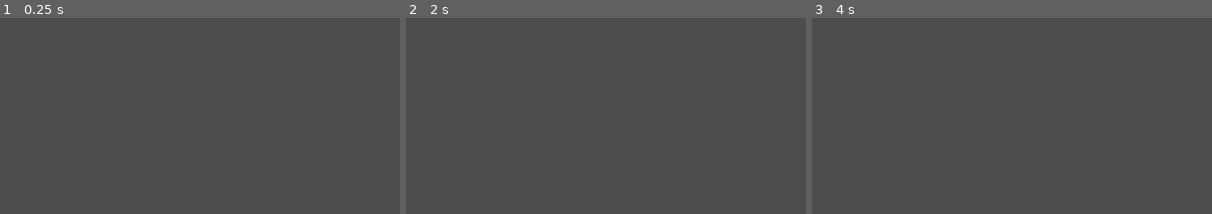
Above: before the commit, frames 1-3 (left to right).
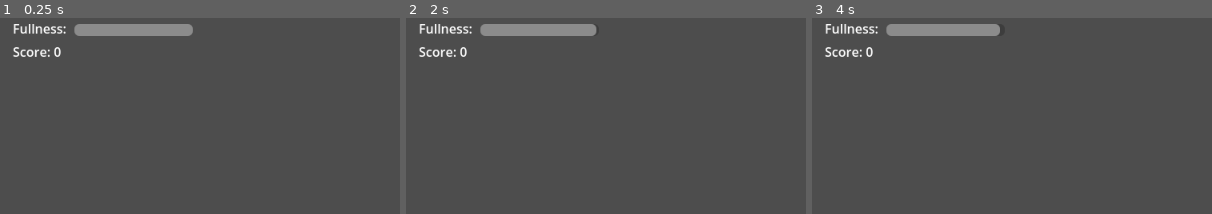
Above: after the commit, the same moments.

Repository: david8zhang/angler-attack
Game: Godot game, scene res://Scenes/Main.tscn
Same seed, same stepped clock (60 frames per second), same inputs: the game is played once before the commit and once after it.
Inputs:
- Up to frame 1 (0.25 s): no input
- Up to frame 2 (2 s): tap Enter at 0.5 s; tap Space (reel) at 0.6, 1.25, 1.35 s
- Up to frame 3 (4 s): tap Enter at 2, 3.5 s; tap Space (reel) at 2.1, 2.75, 2.85, 3.6 s
The pictures show only the part of the screen within x 0-50%, y 0-50%; the shares and areas given below are measured in that part.

The runs differ from the first frame. In frame 1, 2.5% of the frame differs, in the area x 3-49%, y 3-20%; in frame 2, 2.4%; in frame 3, 2.4%.

Commit message:
added score, game over state

Diff:
--- a/Scenes/Main.tscn
+++ b/Scenes/Main.tscn
@@ -22,3 +22,91 @@
 [node name="FishSpawner" type="Node2D" parent="."]
 script = ExtResource("4_l60qg")
 fish_scene = ExtResource("5_mwct1")
+
+[node name="UILayer" type="CanvasLayer" parent="."]
+
+[node name="Control" type="Control" parent="UILayer"]
+layout_mode = 3
+anchors_preset = 15
+anchor_right = 1.0
+anchor_bottom = 1.0
+grow_horizontal = 2
+grow_vertical = 2
+
+[node name="Fullness" type="RichTextLabel" parent="UILayer/Control"]
+layout_mode = 1
+offset_left = 16.0
+offset_top = 14.0
+offset_right = 104.0
+offset_bottom = 37.0
+text = "Fullness:"
+text_direction = 1
+
+[node name="Score" type="RichTextLabel" parent="UILayer/Control"]
+layout_mode = 1
+offset_left = 16.0
+offset_top = 43.0
+offset_right = 104.0
+offset_bottom = 66.0
+text = "Score: 0"
+text_direction = 1
+
+[node name="ProgressBar" type="ProgressBar" parent="UILayer/Control"]
+layout_mode = 1
+offset_left = 93.0
+offset_top = 20.0
+offset_right = 241.0
+offset_bottom = 35.0
+value = 100.0
+show_percentage = false
+
+[node name="GameOver" type="Control" parent="UILayer/Control"]
+visible = false
+layout_mode = 1
+anchors_preset = 15
+anchor_right = 1.0
+anchor_bottom = 1.0
+grow_horizontal = 2
+grow_vertical = 2
+
+[node name="ColorRect" type="ColorRect" parent="UILayer/Control/GameOver"]
+layout_mode = 2
+anchor_right = 1.0
+anchor_bottom = 1.0
+grow_horizontal = 2
+grow_vertical = 2
+color = Color(0, 0, 0, 0.392157)
+
+[node name="RichTextLabel" type="RichTextLabel" parent="UILayer/Control/GameOver"]
+layout_mode = 1
+anchors_preset = 8
+anchor_left = 0.5
+anchor_top = 0.5
+anchor_right = 0.5
+anchor_bottom = 0.5
+offset_left = -199.0
+offset_top = -65.5
+offset_right = 199.0
+offset_bottom = 5.5
+grow_horizontal = 2
+grow_vertical = 2
+theme_override_font_sizes/normal_font_size = 50
+bbcode_enabled = true
+text = "[center]Game Over[/center]"
+
+[node name="Button" type="Button" parent="UILayer/Control/GameOver"]
+layout_mode = 1
+anchors_preset = 8
+anchor_left = 0.5
+anchor_top = 0.5
+anchor_right = 0.5
+anchor_bottom = 0.5
+offset_left = -63.5
+offset_top = 15.5
+offset_right = 63.5
+offset_bottom = 56.5
+grow_horizontal = 2
+grow_vertical = 2
+text = "Play Again"
+
+[connection signal="pressed" from="UILayer/Control/GameOver/Button" to="PlayerController" method="_on_button_pressed"]
--- a/Scripts/FishSpawner.gd
+++ b/Scripts/FishSpawner.gd
@@ -3,6 +3,8 @@
 
 
 @export var fish_scene: PackedScene
+@onready var player_controller = $"../PlayerController" as PlayerController
+
 var fish_on_screen: Fish = null
 
 
@@ -18,6 +20,8 @@
 
 
 func spawn_fish():
+	if player_controller.is_game_over or player_controller.is_resetting:
+		return
 	if fish_on_screen == null or !is_instance_valid(fish_on_screen):
 		fish_on_screen = fish_scene.instantiate() as Fish
 		add_child(fish_on_screen)
--- a/Scripts/PlayerController.gd
+++ b/Scripts/PlayerController.gd
@@ -5,17 +5,39 @@
 @onready var light = $"../Light"
 @onready var camera = $"../Camera2D"
 @onready var fish_spawner = $"../FishSpawner" as FishSpawner
+@onready var fullness_bar = $"../UILayer/Control/ProgressBar"
+@onready var score_text = $"../UILayer/Control/Score"
+@onready var game_over = $"../UILayer/Control/GameOver"
 
 # When light gets cast out, it gets cast out in "stages"
 var total_stages = 2
 var curr_stage_index = 0
-var init_anglerfish_pos
+var init_anglerfish_pos = Vector2()
+var score = 0
+var is_game_over = false
+var is_resetting = false
 
 # Called when the node enters the scene tree for the first time.
 func _ready():
+	print(is_game_over)
 	init_anglerfish_pos = anglerfish.global_position
 	var x_pos = get_lure_position_for_stage(curr_stage_index)
 	light.global_position.x = x_pos
+
+	var hunger_timer = Timer.new()
+	hunger_timer.wait_time = 1.0
+	hunger_timer.one_shot = false
+	hunger_timer.autostart = true
+	var callable = Callable(self, "decrease_fullness_bar")
+	hunger_timer.connect("timeout", callable)
+	add_child(hunger_timer)
+
+
+func decrease_fullness_bar():
+	fullness_bar.value -= 1
+	if fullness_bar.value == 0:
+		is_game_over = true
+		game_over.visible = true
 
 
 func get_lure_position_for_stage(stage: int):
@@ -27,23 +49,24 @@
 
 func _physics_process(delta):
 	if Input.is_action_just_pressed("reel"):
-		var fish = fish_spawner.fish_on_screen as Fish
-		if fish != null and is_instance_valid(fish):
-			if fish.is_biting_lure:
-				if curr_stage_index == total_stages - 1:
-					fish.is_eaten = true
-					var eat_tween = create_tween()
-					eat_tween.tween_property(anglerfish, "global_position", light.global_position, 0.5)
-					eat_tween.finished.connect(on_fish_eat)
+		if !is_game_over:
+			var fish = fish_spawner.fish_on_screen
+			if fish != null and is_instance_valid(fish):
+				if fish.is_biting_lure:
+					if curr_stage_index == total_stages - 1:
+						fish.is_eaten = true
+						var eat_tween = create_tween()
+						eat_tween.tween_property(anglerfish, "global_position", light.global_position, 0.5)
+						eat_tween.finished.connect(on_fish_eat)
+					else:
+						fish.is_reeling = true
+						var tween = create_tween()
+						var new_x_pos = get_lure_position_for_stage(curr_stage_index + 1)
+						curr_stage_index += 1
+						tween.tween_property(light, "global_position", Vector2(new_x_pos, light.global_position.y), 1.5).set_ease(Tween.EASE_OUT)
+						tween.finished.connect(fish.reel_complete)
 				else:
-					fish.is_reeling = true
-					var tween = create_tween()
-					var new_x_pos = get_lure_position_for_stage(curr_stage_index + 1)
-					curr_stage_index += 1
-					tween.tween_property(light, "global_position", Vector2(new_x_pos, light.global_position.y), 1.5).set_ease(Tween.EASE_OUT)
-					tween.finished.connect(fish.reel_complete)
-			else:
-				fish.escape(reset_after_escape)
+					fish.escape(reset_after_escape)
 
 
 func on_fish_eat():
@@ -51,8 +74,12 @@
 	fish.visible = false
 	var reset_tween = create_tween()
 	var screen_size = get_viewport_rect().size
+	is_resetting = true
 	reset_tween.tween_property(anglerfish, "global_position", init_anglerfish_pos, 1).set_ease(Tween.EASE_OUT)
 	reset_tween.finished.connect(reset_after_eating)
+	score += 1
+	fullness_bar.value = fullness_bar.max_value
+	score_text.text = "Score: " + str(score)
 
 
 func reset_after_eating():
@@ -69,3 +96,13 @@
 	curr_stage_index = 0
 	var light_pos = Vector2(get_lure_position_for_stage(curr_stage_index), light.global_position.y)
 	reset_light_tween.tween_property(light, "global_position", light_pos, 1)
+	reset_light_tween.finished.connect(on_reset_complete)
+
+
+func on_reset_complete():
+	print("reset complete!")
+	is_resetting = false
+
+
+func _on_button_pressed():
+	get_tree().reload_current_scene()
